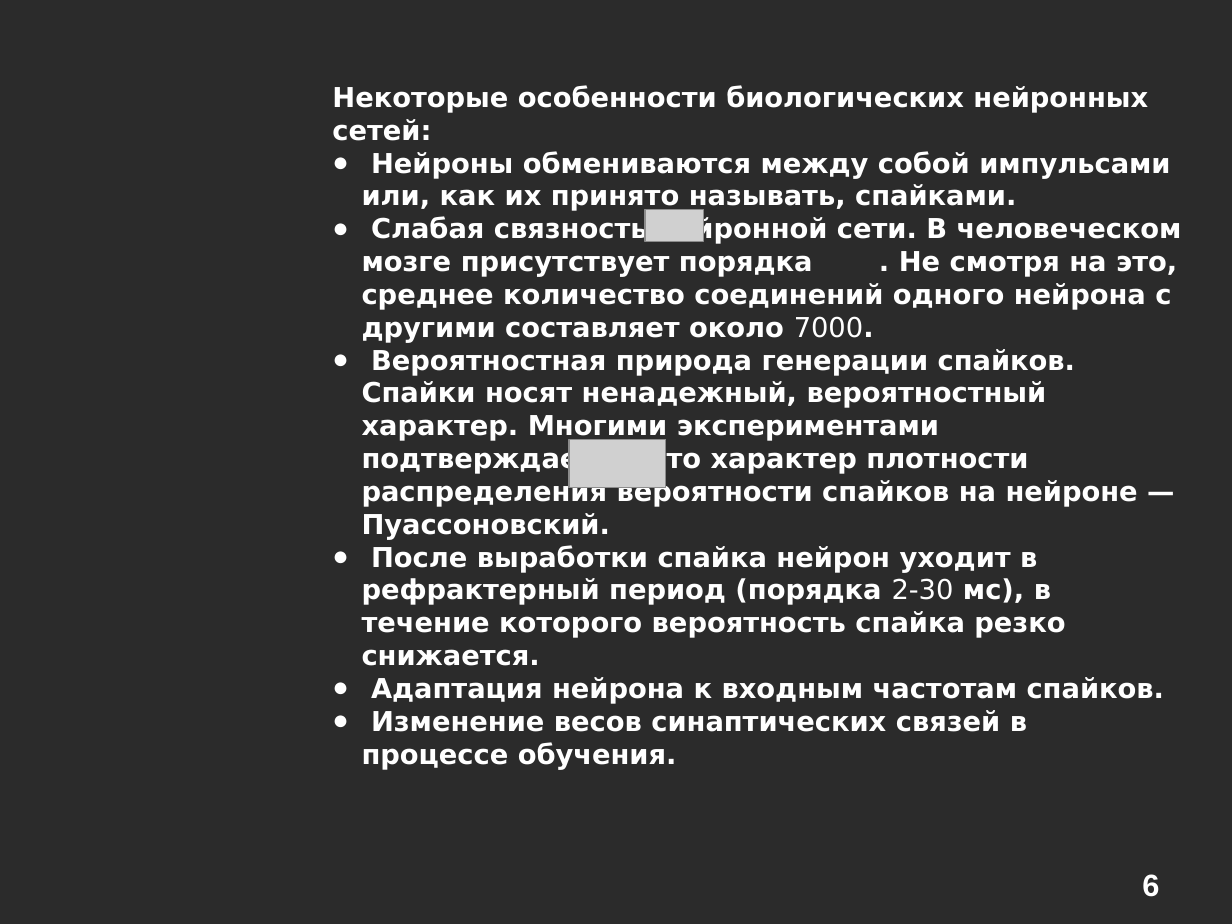
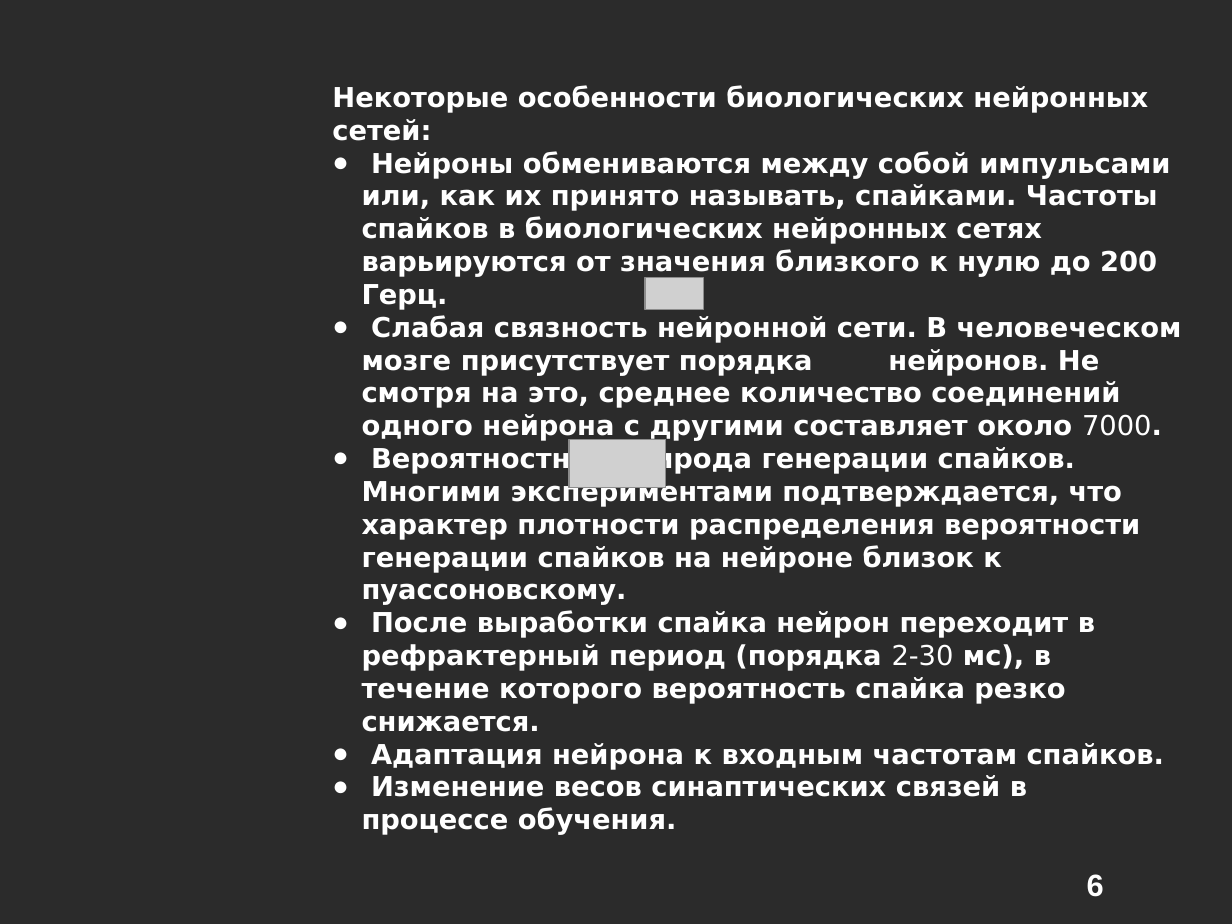
Before and after one commit to alexeyche/alexeyche-junk, a slide deck: slide 6 of cns/doc/conf.ppt. Drawn at 1232x924 pixels with LibreOffice and Linux fonts; fonts in the diff are those of the drawing; grey boxes stand for pictures; background and template pictures are left out; a plain dark background stands for a picture behind light text. Boxes give left, top, right and bottom in pixels: in the first picture for what was removed or moved away, otherwise in the second. Text is boxed around its words. In the diff, an @@ line names an element or a change of style, - is before the commit and + after.

Commit message:
cns

```diff
--- a/cns/doc/conf.ppt
+++ b/cns/doc/conf.ppt
@@ text at [362,151,1182,732]: text changed @@
-● Нейроны обмениваются между собой импульсами или, как их принято называть, спайками.
-● Слабая связность нейронной сети. В человеческом мозге присутствует порядка . Не смотря на это, среднее количество соединений одного нейрона с другими составляет около 7000.
-● Вероятностная природа генерации спайков. Спайки носят ненадежный, вероятностный характер. Многими экспериментами подтверждается, что характер плотности распределения вероятности спайков на нейроне — Пуассоновский.
-● После выработки спайка нейрон уходит в рефрактерный период (порядка 2-30 мс), в течение которого вероятность спайка резко снижается.
+● Нейроны обмениваются между собой импульсами или, как их принято называть, спайками. Частоты спайков в биологических нейронных сетях варьируются от значения близкого к нулю до 200 Герц.
+● Слабая связность нейронной сети. В человеческом мозге присутствует порядка нейронов. Не смотря на это, среднее количество соединений одного нейрона с другими составляет около 7000.
+● Вероятностная природа генерации спайков. Многими экспериментами подтверждается, что характер плотности распределения вероятности генерации спайков на нейроне близок к пуассоновскому.
+● После выработки спайка нейрон переходит в рефрактерный период (порядка 2-30 мс), в течение которого вероятность спайка резко снижается.
@@ picture: place and size @@
-picture at [646,209,703,241]
+picture at [646,277,703,309]
@@ page number: place and size @@
-page number at [1142,874,1159,897]
+page number at [1087,874,1104,897]
```
Also in this commit, not shown: 12 other slides changed, 5 slides added, 2 slides removed.
